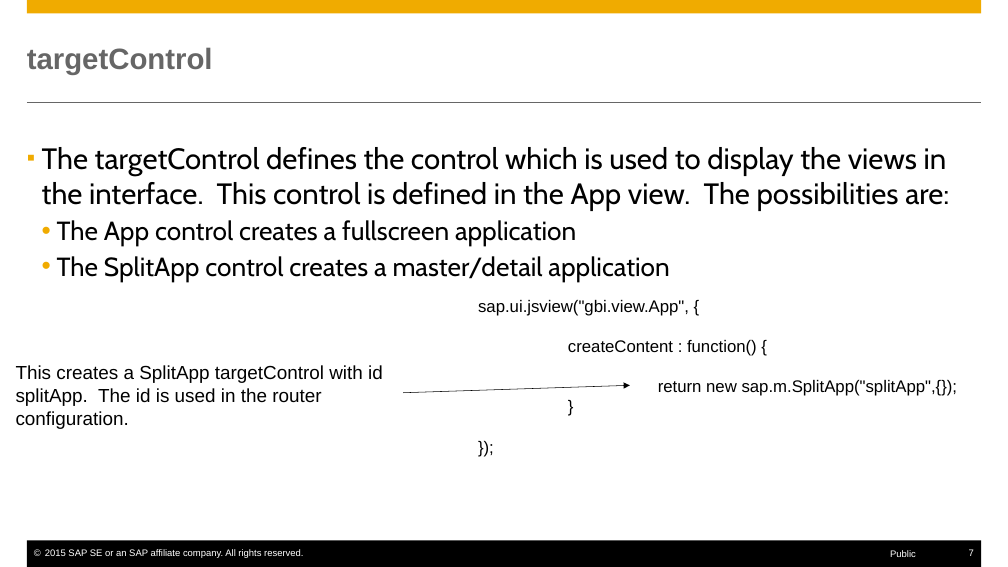
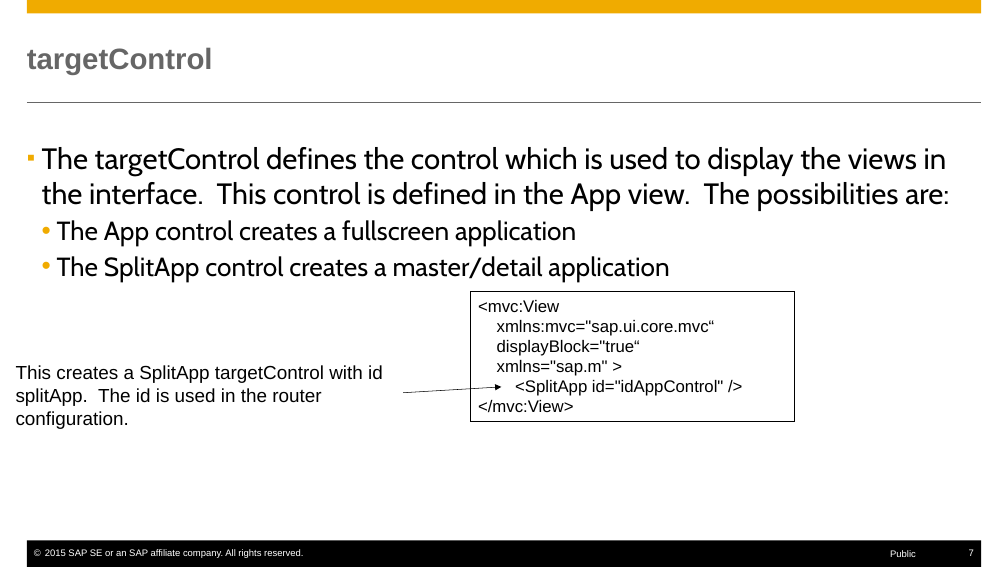
Before and after one commit to rosshigh/UI5, a slide deck: slide 7 of Notes/SAPUI5-Routing.pptx. Drawn at 1008x567 pixels with LibreOffice and Linux fonts; fonts in the diff are those of the drawing. Boxes give left, top, right and bottom in pixels: in the first picture for what was removed or moved away, otherwise in the second. Text is boxed around its words. In the diff, an @@ line names an element or a change of style, - is before the commit and + after.

```diff
--- a/Notes/SAPUI5-Routing.pptx
+++ b/Notes/SAPUI5-Routing.pptx
@@ rectangle "<mvc:View xmlns:mvc="sap.ui.core.mvc“ displayBlock="true“ xm ...": place and size @@
-rectangle "<mvc:View xmlns:mvc="sap.ui.core.mvc“ displayBlock="true“ xm ..." at bbox=[478, 300, 958, 396]
+rectangle "<mvc:View xmlns:mvc="sap.ui.core.mvc“ displayBlock="true“ xm ..." at bbox=[471, 292, 795, 422]
@@ rectangle "<mvc:View xmlns:mvc="sap.ui.core.mvc“ displayBlock="true“ xm ..." at bbox=[471, 292, 795, 422]: outline none to #000000 0.75 pt @@
@@ text in rectangle at bbox=[478, 300, 723, 413]: text changed @@
-sap.ui.jsview("gbi.view.App", {
-createContent : function() {
-return new sap.m.SplitApp("splitApp",{});
-}
-});
+<mvc:View
+xmlns:mvc="sap.ui.core.mvc“
+displayBlock="true“
+xmlns="sap.m" >
+<SplitApp id="idAppControl" />
+</mvc:View>
@@ arrow moved from (403, 393) - (629, 385) to (403, 393) - (501, 387) @@
```
Also in this commit, not shown: 8 other slides changed, 1 slide removed, 6 other files.
